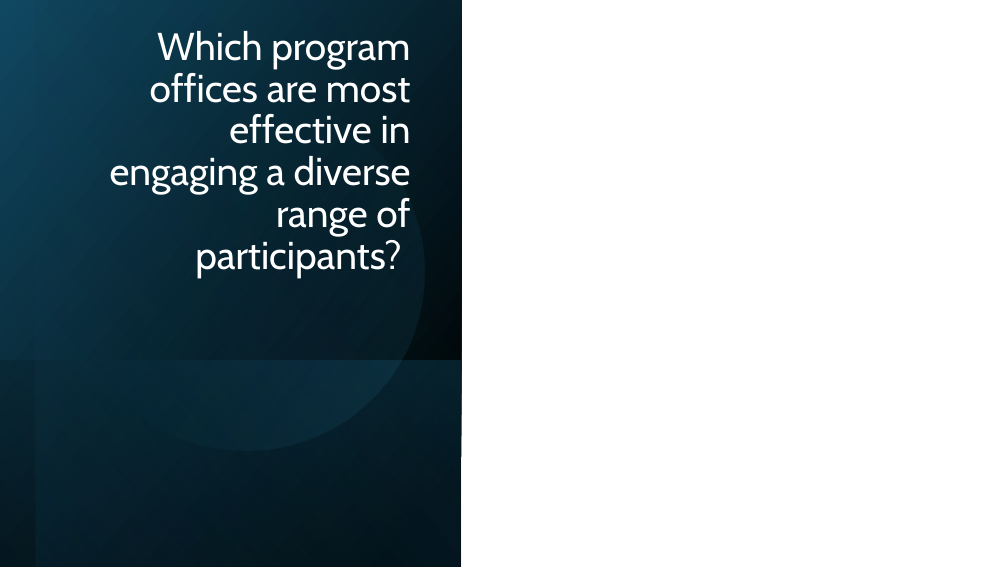
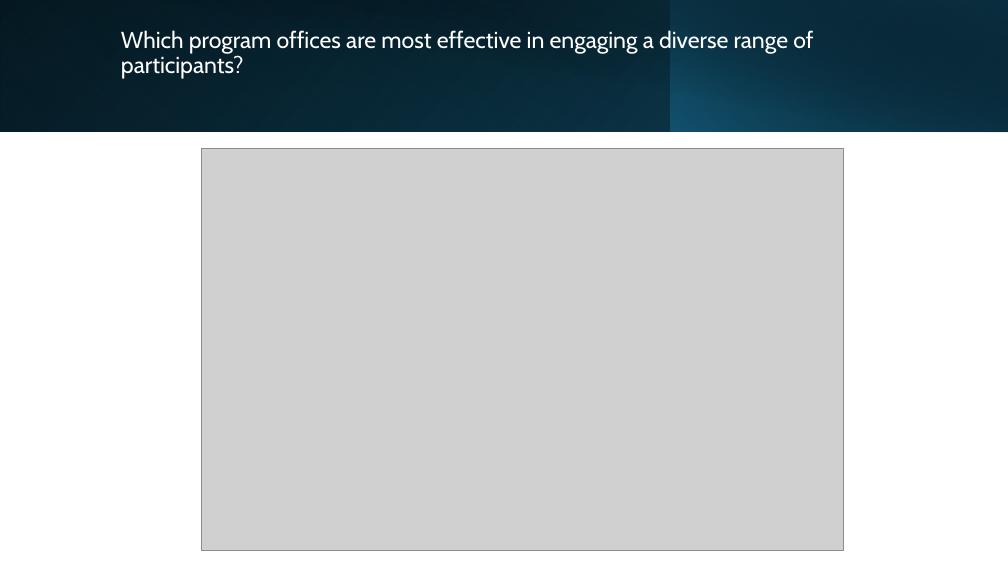
Before and after one commit to Anusha-raju/AmeriCorps-Volunteers, a slide deck: slide 8 of AmeriCorps EDA.pptx (slide 9 before the commit). Drawn at 1008x567 pixels with LibreOffice and Linux fonts; fonts in the diff are those of the drawing; grey boxes stand for pictures. Boxes give left, top, right and bottom in pixels: in the first picture for what was removed or moved away, otherwise in the second. Text is boxed around its words. In the diff, an @@ line names an element or a change of style, - is before the commit and + after.

```diff
--- a/AmeriCorps EDA.pptx
+++ b/AmeriCorps EDA.pptx
@@ rectangle removed at <box>0,0,461,567</box> @@
@@ rectangle added at <box>0,0,1008,132</box>, fill gradient #000000 to #104862 @@
@@ rectangle added at <box>0,0,671,132</box>, fill gradient #156082 to #0B3041 @@
@@ rectangle removed at <box>36,0,462,567</box> @@
@@ rectangle added at <box>38,0,1008,132</box>, fill gradient #000000 to #0B3041 @@
@@ title "Which program offices are most ...": place and size @@
-title "Which program offices are most ..." at <box>110,31,411,278</box>
+title "Which program offices are most ..." at <box>121,30,813,79</box>
@@ title "Which program offices are most ..." at <box>121,30,813,79</box>: size 37 to 22 pt; alignment right to left; vertical alignment bottom to middle @@
@@ rectangle added at <box>671,0,1008,132</box>, fill gradient #156082 to #000000 @@
@@ ellipse removed at <box>36,61,457,482</box> @@
@@ picture added at <box>201,149,844,551</box> @@
@@ rectangle removed at <box>0,360,461,567</box> @@
```
Also in this commit, not shown: 5 other slides changed, 1 slide removed, 2 other files.
